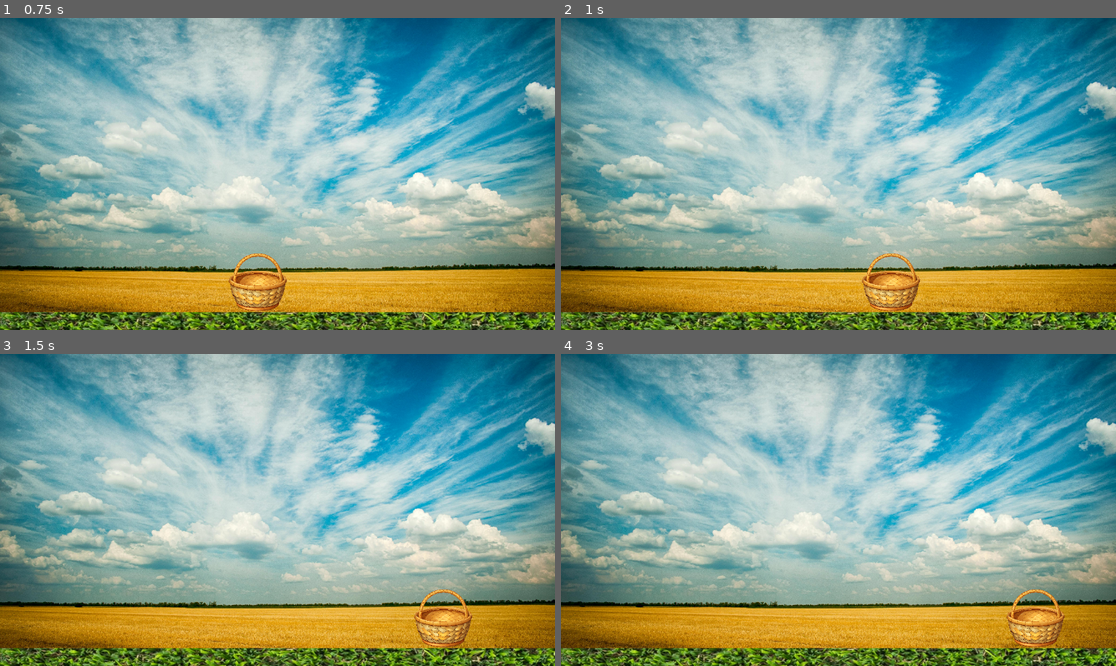
Above: before the commit, frames 1-4 (two rows, left to right).
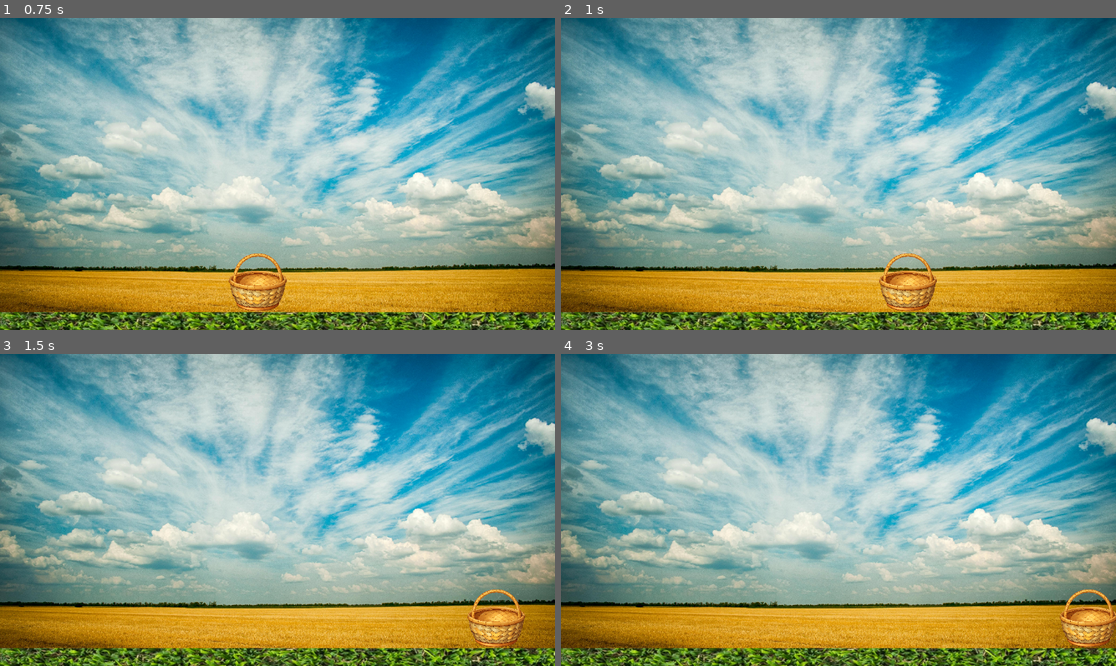
Above: after the commit, the same moments.

Repository: BenMyhillJones/CS12-2025-GithubGodot
Game: Godot game, scene res://appleDropper.tscn
Two runs of this game, one before a commit and one after it. Both use one fixed random seed, a clock stepped at 60 frames per second and the inputs below.
Inputs:
- Up to frame 1 (0.75 s): tap Enter at 0.5 s; hold D (MoveRight) from 0.53 s (still down)
- Up to frame 2 (1 s): keep holding D (MoveRight)
- Up to frame 3 (1.5 s): release D (MoveRight) at 1.28 s; hold A (MoveLeft) from 1.28 s (still down)
- Up to frame 4 (3 s): release A (MoveLeft) at 2.03 s; hold D (MoveRight) from 2.03 s (still down)

Frame 1 is identical in both runs. In frame 2, 1.5% of the frame differs, in the area x 54-68%, y 75-94%; in frame 3, 2.3%; in frame 4, 2.3%, in the area x 80-100%, y 75-94%.

Commit message:
Tweaked the lateral movement values

Diff:
--- a/player.gd
+++ b/player.gd
@@ -1,8 +1,8 @@
 extends CharacterBody2D
 
-@export var speed := 600.0
+@export var speed := 750.0
 @export var acceleration := 3000.0
-@export var friction := 800.0  # lower friction = more slippery
+@export var friction := 650.0  # lower friction = more slippery
 
 
 
